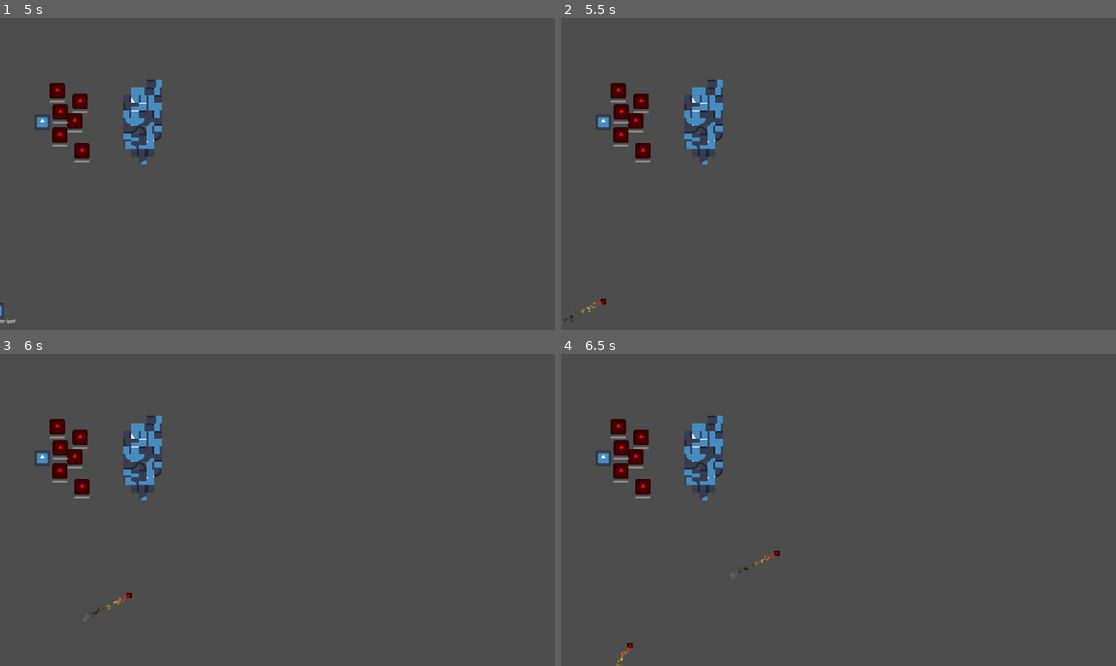
Above: before the commit, frames 1-4 (two rows, left to right).
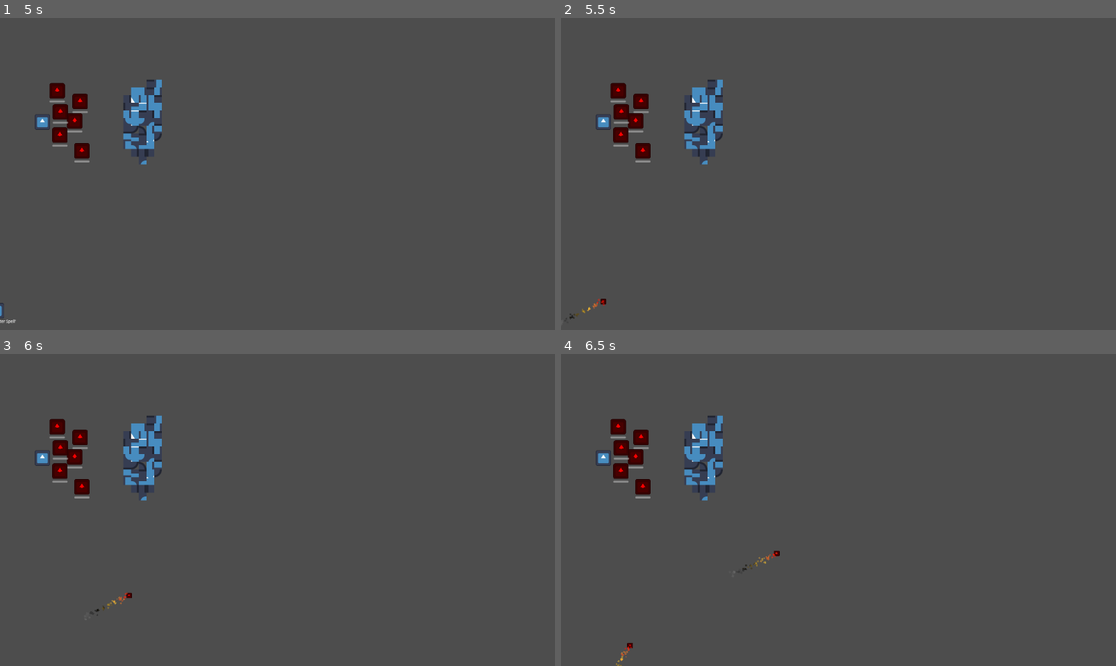
Above: after the commit, the same moments.

Repository: NIK-Pro-coder/coop-roguelike-reborn
Game: Godot game, scene res://main.tscn
Two runs of this game, one before a commit and one after it. Both use one fixed random seed, a clock stepped at 60 frames per second and the inputs below. The engine's default icon, where the game draws it, is replaced by a stand-in: a white triangle on a blue panel in a dark square.
Inputs (mouse positions are in pixels of both pictures, inside the frame that each line leads up to):
- Up to frame 1 (5 s): tap Enter at 0.5 s; move the mouse to (399, 158) at 0.52 s; hold D (right) 0.53-1.28 s; hold Tab (cycle_spell) 0.53-1.28 s; click (399, 158) at 0.67 s; move the mouse to (166, 189) at 1.27 s; hold S (down) 1.28-2.03 s; right-click (166, 189) at 1.35 s; click (166, 189) at 1.42 s; move the mouse to (333, 105) at 2.02 s; hold D (right) 2.03-2.78 s; hold Tab (cycle_spell) 2.03-2.78 s; click (333, 105) at 2.17 s; move the mouse to (249, 236) at 2.77 s; hold W (up) 2.78-3.53 s; right-click (249, 236) at 2.85 s; click (249, 236) at 2.92 s; move the mouse to (444, 220) at 3.52 s; hold Tab (cycle_spell) 3.53-4.28 s; hold A (left) from 3.53 s (still down); click (444, 220) at 3.67 s; move the mouse to (111, 127) at 4.27 s; right-click (111, 127) at 4.35 s; click (111, 127) at 4.42 s
- Up to frame 2 (5.5 s): tap Space at 5 s; move the mouse to (866, 174) at 5.02 s; release A (left) at 5.03 s; hold S (down) from 5.03 s (still down); hold Tab (cycle_spell) from 5.03 s (still down); click (866, 174) at 5.17 s
- Up to frame 3 (6 s): move the mouse to (194, 432) at 5.77 s; release S (down) at 5.78 s; release Tab (cycle_spell) at 5.78 s; hold D (right) from 5.78 s (still down); right-click (194, 432) at 5.85 s; click (194, 432) at 5.92 s
- Up to frame 4 (6.5 s): keep holding D (right)

Frame 1 is identical in both runs. In frame 2, less than 0.1% of the frame differs, in the area x 1-8%, y 89-98%; in frame 3, less than 0.1%, in the area x 16-24%, y 76-84%; in frame 4, less than 0.1%.

Commit message:
Removed exported travel speed from spell resource + Added fireball aim-assist function

Diff:
--- a/Spells/FireSpell/fire_spell.gd
+++ b/Spells/FireSpell/fire_spell.gd
@@ -1,10 +1,27 @@
 extends Spell
 
-var particles: PackedScene = load("uid://cssirjrdiah6y")
+var fireball: PackedScene = load("uid://cssirjrdiah6y")
 
 func cast(player: Player, target_dir: Vector2) -> void:
-  var proj: Projectile = particles.instantiate()
+  var proj: Projectile = fireball.instantiate()
   proj.dir = target_dir
   proj.global_position = player.global_position
 
   player.get_tree().get_root().add_child.call_deferred(proj)
+
+var travel_speed: float = -1
+
+func get_aim_assist_points(player: Player) -> Array[Vector2]:
+  if travel_speed < 0.0:
+    var proj: Projectile = fireball.instantiate()
+    travel_speed = proj.speed
+
+  var points: Array[Vector2] = []
+
+  for i: Enemy in player.get_tree().get_nodes_in_group("enemies"):
+    var diff: Vector2 = i.global_position - player.global_position
+    var vel_diff: Vector2 = i.velocity * (diff.length() / travel_speed)
+
+    points.append(i.global_position + vel_diff)
+
+  return points
--- a/Spells/base_spell.gd
+++ b/Spells/base_spell.gd
@@ -15,8 +15,6 @@
 
 @export var target: Targets = Targets.Enemies
 
-@export_range(0.0, 100.0, 0.01, "or_greater", "suffix:px/s") var travel_speed: float = 0.0
-
 @warning_ignore("unused_parameter")
 func cast(player: Player, target_dir: Vector2) -> void:
   print("Cast: %s" % target_dir)
